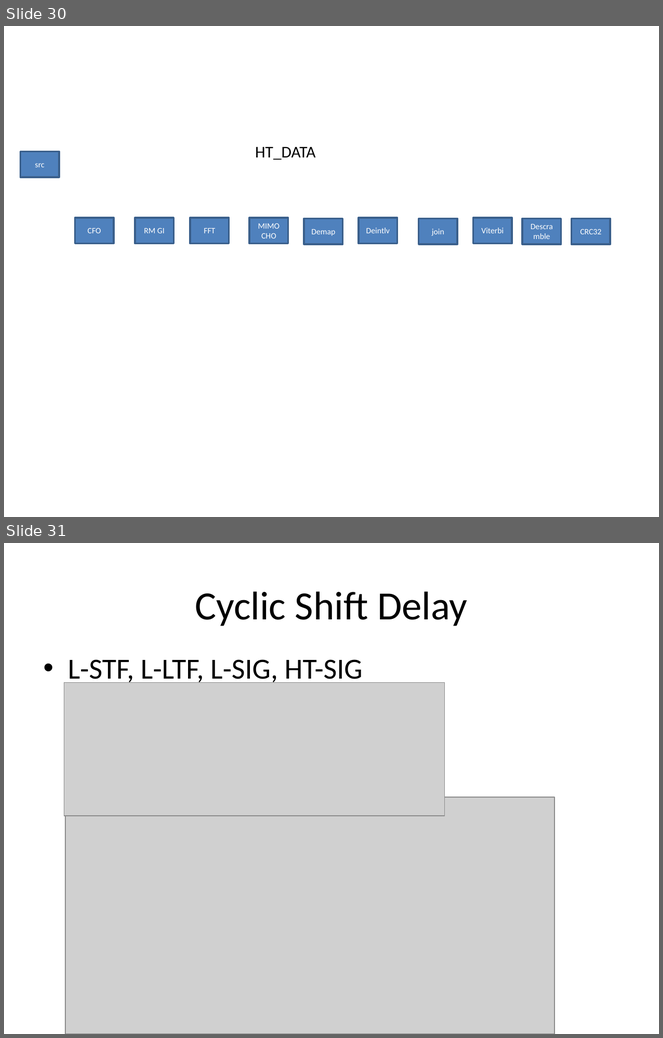
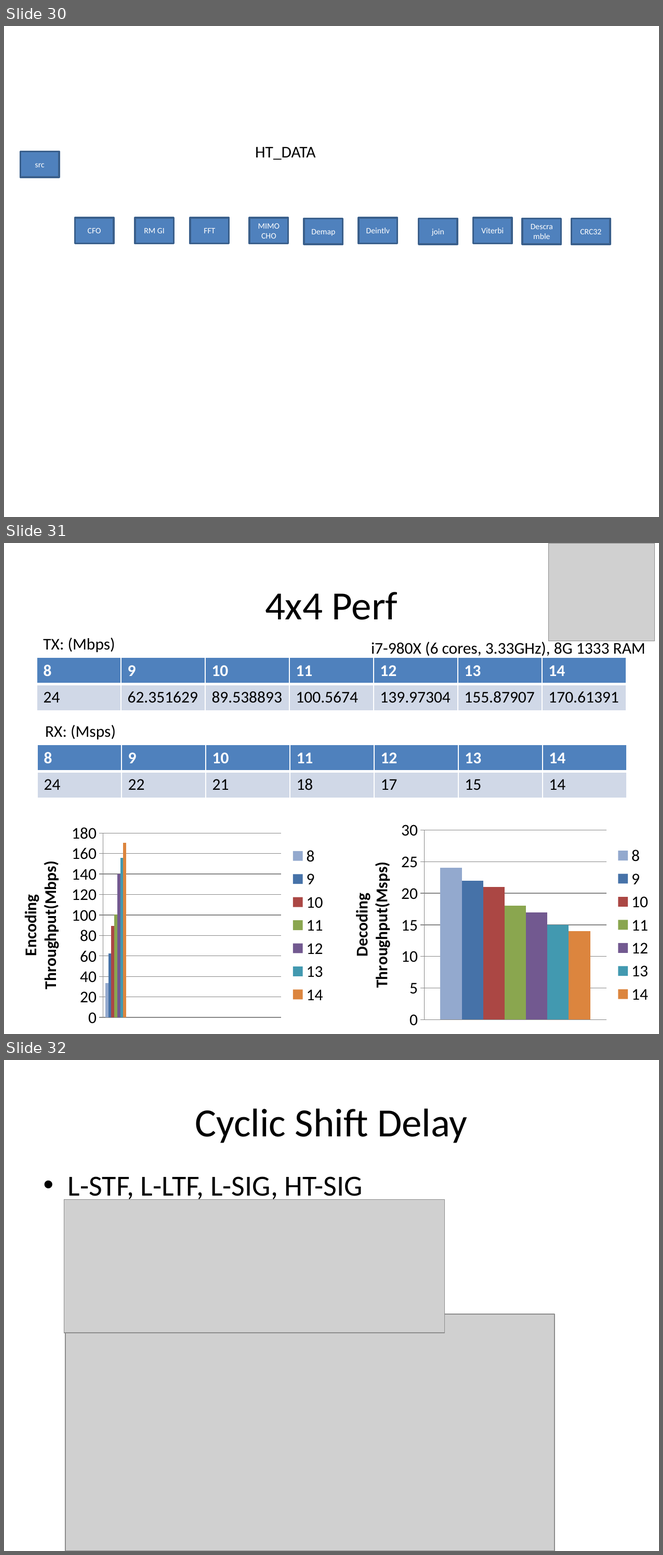
Before and after one commit to wwwgitcom/CORA, a slide deck: cora.pptx. Shown one above the other, each under a label of ours: slides 30 and 31 before the commit, slides 30, 31 and 32 after it. The pictures are 663x1038 and 663x1555 pixels, drawn with LibreOffice and Linux fonts; fonts in the diff are those of the drawing; grey boxes stand for pictures. Boxes give left, top, right and bottom in pixels: in the first picture for what was removed or moved away, otherwise in the second. Text is boxed around its words. In the diff, an @@ line names an element or a change of style, - is before the commit and + after.

```diff
--- a/cora.pptx
+++ b/cora.pptx
@@ slide 31 added at [4, 543, 659, 1034], background #FFFFFF @@
@@ picture added at [548, 543, 655, 641] @@
@@ title added at [265, 592, 398, 620], 44 pt, text #000000 @@
+4x4 Perf
@@ text added at [43, 638, 115, 652], 18 pt, text #000000 @@
+TX: (Mbps)
@@ text added at [371, 640, 646, 656], 18 pt, text #000000 @@
+i7-980X (6 cores, 3.33GHz), 8G 1333 RAM
@@ table added at [37, 657, 629, 711], 2 rows, 7 columns @@
+8 | 9 | 10 | 11 | 12 | 13 | 14
+24 | 62.351629 | 89.538893 | 100.5674 | 139.97304 | 155.87907 | 170.61391
@@ text added at [45, 725, 116, 740], 18 pt, text #000000 @@
+RX: (Msps)
@@ table added at [37, 745, 629, 798], 2 rows, 7 columns @@
+8 | 9 | 10 | 11 | 12 | 13 | 14
+24 | 22 | 21 | 18 | 17 | 15 | 14
@@ column chart added at [4, 819, 334, 1032] @@
+categories: 1, 2, 3, 4, 5, 6, 7
+8: 34
+9: 62
+10: 90
+11: 101
+12: 140
+13: 156
+14: 171
@@ column chart added at [337, 816, 659, 1034] @@
+categories: 1
+8: 24
+9: 22
+10: 21
+11: 18
+12: 17
+13: 15
+14: 14
@@ what was slide 31 is now slide 32 @@
```
Also in this commit, not shown: 19 other files.
